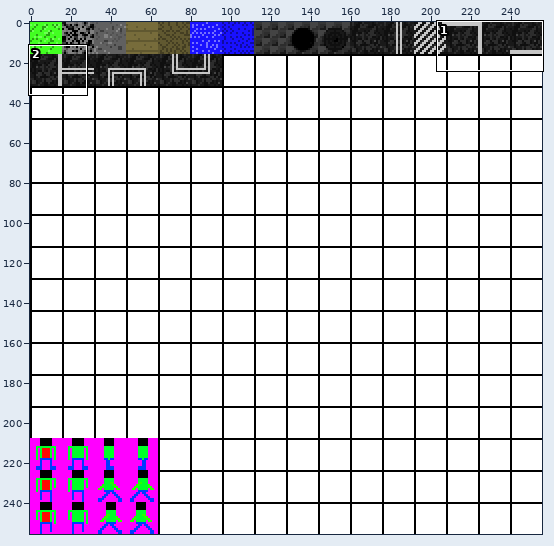
Sprite sheet, stored at 2droguelike/resources/textures/Spritesheet.png. Above, an overview of the earlier version with the close-up marked.
Close-up. Before the edit:
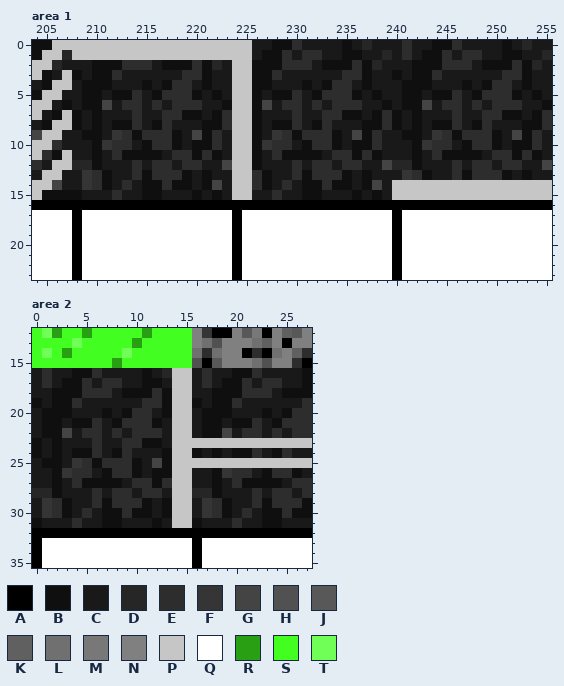
The file is 256x256 pixels. Colours within 5 levels of each other are drawn and written as one. Shown: area 1: x 204..255, y 0..23; area 2: x 0..27, y 12..35.
Palette (. is transparent): A #000000  B #0f0f0f  C #191919  D #262626  E #2d2d2d  F #353535  G #444444  H #515151  J #585858  K #606060  L #707070  M #787878  N #808080  P #c6c6c6  Q #ffffff  R #29a014  S #42ff21  T #6fff56
Pixels before, area 1, first column x 204:
 0 BBPPPPPPPPPPPPPPPPPPPPCCBBECCCCBCDCCCECCBBECCCCBCDCC
 1 BPPDPPPPPPPPPPPPPPPPPPCBBECEECCBBCCDCECBBECEECCBBCCD
 2 PPDCCCBBBEEECBBBEBDCPPBBBEEECBBBEBDCCCBBBEEECBBBEBDC
 3 PBCPBCBBECCCCCCEEBCCPPBBECCCCCCEEBCCBCBBECCCCCCEEBCC
 4 CBPPCBBBCCCBCBEECBCCPPBBCCCBCBEECBCCCBBBCCCBCBEECBCC
 5 BPPCCBBCBBECBEEEBCBCPPBCBBECBEEEBCBCCBBCBBECBEEEBCBC
 6 PPCBCBBGCEECECEEECCBPPBGCEECECEEECCBCBBGCEECECEEECCB
 7 PCBPBCBCCCECCEEBBCBEPPBCCCECCEEBBCBEBCBCCCECCEEBBCBE
 8 CBPPBCBCBBECBECCCBBEPPBCBBECBECCCBBEBCBCBBECBECCCBBE
 9 GPPCCBBCFEBEEEBCGBECPPBCFEBEEEBCGBECCBBCFEBEEEBCGBEC
10 PPECCCBFEECBEEBCBBECPPBFEECBEEBCBBECCCBFEECBEEBCBBEC
11 PEBPCCBCEBBBBCEEBEBCPPBCEBBBBCEEBEBCCCBCEBBBBCEEBEBC
12 ECPPDDBCCCECEECEECCGPPBCCCECEECEECCGDDBCCCECEECEECCG
13 CPPCCFEBCCEBEEEBCBCCPPEBCCEBEEEBCBCCCFEBCCEBEEEBCBCC
14 PPGCCFEBCECBBEBBCBGCPPEBCECBBEBBCBGCPPPPPPPPPPPPPPPP
15 PBBBBCCCECCBBCCCBCBCPPCCECCBBCCCBCBCPPPPPPPPPPPPPPPP
16 AAAAAAAAAAAAAAAAAAAAAAAAAAAAAAAAAAAAAAAAAAAAAAAAAAAA
17 QQQQAQQQQQQQQQQQQQQQAQQQQQQQQQQQQQQQAQQQQQQQQQQQQQQQ
18 QQQQAQQQQQQQQQQQQQQQAQQQQQQQQQQQQQQQAQQQQQQQQQQQQQQQ
19 QQQQAQQQQQQQQQQQQQQQAQQQQQQQQQQQQQQQAQQQQQQQQQQQQQQQ
20 QQQQAQQQQQQQQQQQQQQQAQQQQQQQQQQQQQQQAQQQQQQQQQQQQQQQ
21 QQQQAQQQQQQQQQQQQQQQAQQQQQQQQQQQQQQQAQQQQQQQQQQQQQQQ
22 QQQQAQQQQQQQQQQQQQQQAQQQQQQQQQQQQQQQAQQQQQQQQQQQQQQQ
23 QQQQAQQQQQQQQQQQQQQQAQQQQQQQQQQQQQQQAQQQQQQQQQQQQQQQ
Pixels before, area 2, first column x 0:
12 STRSSRSSSSSRSSSSNFAANJMANKJN
13 SSSSTSSSSSRSSSSSNLHNNNLKNANN
14 STSRSSSSSTSSSSSSLELNNAEALNKE
15 SSSSSSSSRSSSSSSSHAJNNNLHNNEA
16 CECCBBECCCCBCDPPCECCBBECCCCB
17 CECBBECEECCBBCPPCECBBECEECCB
18 CCBBBEEECBBBEBPPCCBBBEEECBBB
19 BCBBECCCCCCEEBPPBCBBECCCCCCE
20 CBBBCCCBCBEECBPPCBBBCCCBCBEE
21 CBBCBBECBEEEBCPPCBBCBBECBEEE
22 CBBGCEECECEEECPPCBBGCEECECEE
23 BCBCCCECCEEBBCPPPPPPPPPPPPPP
24 BCBCBBECBECCCBPPBCBCBBECBECC
25 CBBCFEBEEEBCGBPPPPPPPPPPPPPP
26 CCBFEECBEEBCBBPPCCBFEECBEEBC
27 CCBCEBBBBCEEBEPPCCBCEBBBBCEE
28 DDBCCCECEECEECPPDDBCCCECEECE
29 CFEBCCEBEEEBCBPPCFEBCCEBEEEB
30 CFEBCECBBEBBCBPPCFEBCECBBEBB
31 BCCCECCBBCCCBCPPBCCCECCBBCCC
32 AAAAAAAAAAAAAAAAAAAAAAAAAAAA
33 AQQQQQQQQQQQQQQQAQQQQQQQQQQQ
34 AQQQQQQQQQQQQQQQAQQQQQQQQQQQ
35 AQQQQQQQQQQQQQQQAQQQQQQQQQQQ
After:
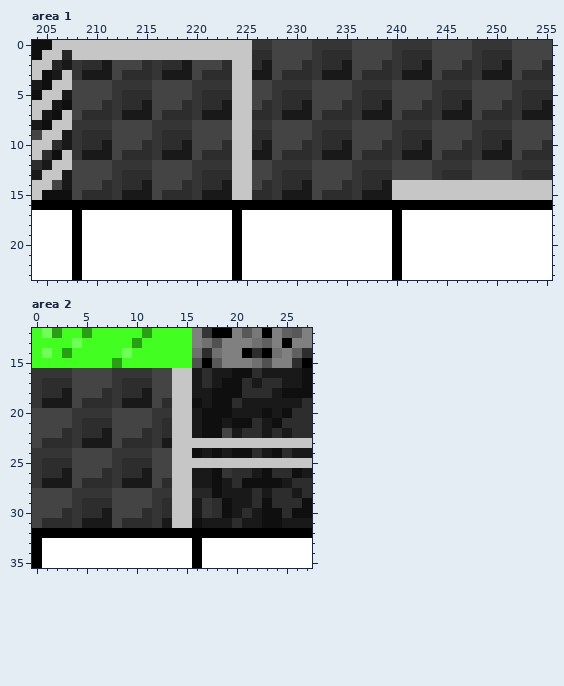
What changed:
Area 1:
y 0: x 226..255 CCBBECCCCBCDCCCECCBBECCCCBCDCC -> FFGGGGFFFFGGGGFFFFGGGGFFFFGGGG
y 1: x 226..240 CBBECEECCBBCCDC -> EEGGGGFEEEGGGGF; x 242..255 CBBECEECCBBCCD -> EEGGGGFEEEGGGG
y 2: x 208..214 CCBBBEE -> FEECGGG; x 216..223 CBBBEBDC -> FEECGGGE; x 226..230 BBBEE -> ECGGG; x 232..246 CBBBEBDCCCBBBEE -> FEECGGGEFEECGGG; x 248..255 CBBBEBDC -> FEECGGGE
y 3: x 208 B -> F; x 210..216 BBECCCC -> CCGEEEF; x 219..223 EEBCC -> CGEEE; x 226..232 BBECCCC -> CCGEEEF; x 235..240 EEBCCB -> CGEEEF; x 242..248 BBECCCC -> CCGEEEF; x 251..255 EEBCC -> CGEEE
y 4: x 208..223 CBBBCCCBCBEECBCC -> GGGGFFFFGGGGFFFF; x 226..255 BBCCCBCBEECBCCCBBBCCCBCBEECBCC -> GGFFFFGGGGFFFFGGGGFFFFGGGGFFFF
y 5: x 208..213 CBBCBB -> GGGGFE; x 215..223 CBEEEBCBC -> EGGGGFEEE; x 226..229 BCBB -> GGFE; x 231..245 CBEEEBCBCCBBCBB -> EGGGGFEEEGGGGFE; x 247..255 CBEEEBCBC -> EGGGGFEEE
y 6: x 208..212 CBBGC -> GGGEF; x 216..218 ECE -> GGG; x 220..223 ECCB -> FEEC; x 226..228 BGC -> GEF; x 232..234 ECE -> GGG; x 236..244 ECCBCBBGC -> FEECGGGEF; x 248..250 ECE -> GGG; x 252..255 ECCB -> FEEC
y 7: x 208..212 BCBCC -> GEEEF; x 214 E -> C; x 216 C -> G; x 219..220 BB -> EF; x 222..223 BE -> CC; x 226..228 BCC -> EEF; x 230 E -> C; x 232 C -> G; x 235..236 BB -> EF; x 238..244 BEBCBCC -> CCGEEEF; x 246 E -> C; x 248 C -> G; x 251..252 BB -> EF; x 254..255 BE -> CC
y 8: x 208..223 BCBCBBECBECCCBBE -> FFFFGGGGFFFFGGGG; x 226..255 BCBBECBECCCBBEBCBCBBECBECCCBBE -> FFGGGGFFFFGGGGFFFFGGGGFFFFGGGG
y 9: x 208..216 CBBCFEBEE -> FEEEGGGGF; x 218..219 BC -> EE; x 221..223 BEC -> GGG; x 226..232 BCFEBEE -> EEGGGGF; x 234..235 BC -> EE; x 237..248 BECCBBCFEBEE -> GGGFEEEGGGGF; x 250..251 BC -> EE; x 253..255 BEC -> GGG
y 10: x 208..216 CCBFEECBE -> FEECGGGEF; x 218 B -> E; x 220..223 BBEC -> GGGE; x 226..232 BFEECBE -> ECGGGEF; x 234 B -> E; x 236..248 BBECCCBFEECBE -> GGGEFEECGGGEF; x 250 B -> E; x 252..255 BBEC -> GGGE
y 11: x 208 C -> F; x 210 B -> C; x 212..216 EBBBB -> GEEEF; x 218..220 EEB -> CCG; x 222..223 BC -> EE; x 226 B -> C; x 228..232 EBBBB -> GEEEF; x 234..236 EEB -> CCG; x 238..240 BCC -> EEF; x 242 B -> C; x 244..248 EBBBB -> GEEEF; x 250..252 EEB -> CCG; x 254..255 BC -> EE
y 12: x 208..223 DDBCCCECEECEECCG -> GGGGFFFFGGGGFFFF; x 226..255 BCCCECEECEECCGDDBCCCECEECEECCG -> GGFFFFGGGGFFFFGGGGFFFFGGGGFFFF
y 13: x 208..213 CFEBCC -> GGGGFE; x 215..223 BEEEBCBCC -> EGGGGFEEE; x 226..229 EBCC -> GGFE; x 231..245 BEEEBCBCCCFEBCC -> EGGGGFEEEGGGGFE; x 247..255 BEEEBCBCC -> EGGGGFEEE
y 14: x 208..212 CFEBC -> GGGEF; x 214..222 CBBEBBCBG -> ECGGGEFEE; x 226..228 EBC -> GEF; x 230..238 CBBEBBCBG -> ECGGGEFEE
y 15: x 208..212 BCCCE -> GEEEF; x 215..220 BBCCCB -> CGEEEF; x 222 B -> C; x 226..228 CCE -> EEF; x 231..236 BBCCCB -> CGEEEF; x 238 B -> C
Area 2:
y 16: x 0..13 CECCBBECCCCBCD -> FFFFGGGGFFFFGG
y 17: x 0 C -> F; x 2..13 CBBECEECCBBC -> EEGGGGFEEEGG
y 18: x 0..6 CCBBBEE -> FEECGGG; x 8..13 CBBBEB -> FEECGG
y 19: x 0 B -> F; x 2..8 BBECCCC -> CCGEEEF; x 11..13 EEB -> CGE
y 20: x 0..13 CBBBCCCBCBEECB -> GGGGFFFFGGGGFF
y 21: x 0..5 CBBCBB -> GGGGFE; x 7..13 CBEEEBC -> EGGGGFE
y 22: x 0..4 CBBGC -> GGGEF; x 8..10 ECE -> GGG; x 12..13 EC -> FE
y 23: x 0..4 BCBCC -> GEEEF; x 6 E -> C; x 8 C -> G; x 11..12 BB -> EF
y 24: x 0..13 BCBCBBECBECCCB -> FFFFGGGGFFFFGG
y 25: x 0..8 CBBCFEBEE -> FEEEGGGGF; x 10..11 BC -> EE; x 13 B -> G
y 26: x 0..8 CCBFEECBE -> FEECGGGEF; x 10 B -> E; x 12..13 BB -> GG
y 27: x 0 C -> F; x 2 B -> C; x 4..8 EBBBB -> GEEEF; x 10..12 EEB -> CCG
y 28: x 0..13 DDBCCCECEECEEC -> GGGGFFFFGGGGFF
y 29: x 0..5 CFEBCC -> GGGGFE; x 7..13 BEEEBCB -> EGGGGFE
y 30: x 0..4 CFEBC -> GGGEF; x 6..13 CBBEBBCB -> ECGGGEFE
y 31: x 0..4 BCCCE -> GEEEF; x 7..12 BBCCCB -> CGEEEF
Changed places in both close-ups, as pixel boxes (x1, y1, x2, y2):
changed: (72, 40, 552, 200)
changed: (32, 368, 172, 528)
